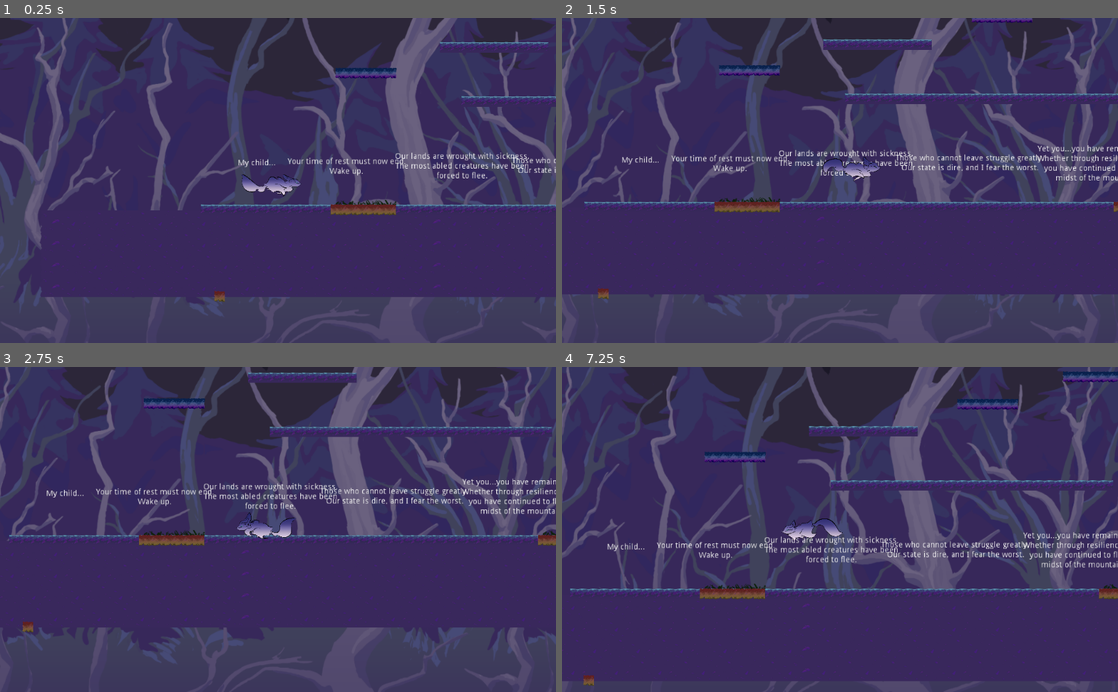
Above: before the commit, frames 1-4 (two rows, left to right).
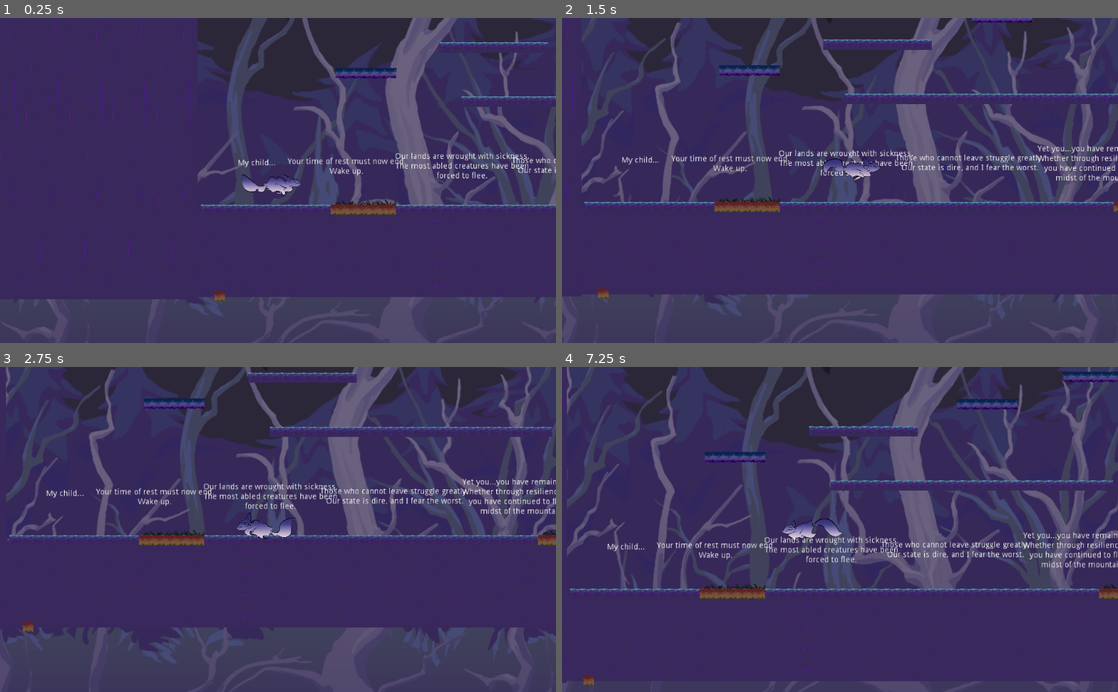
Above: after the commit, the same moments.

Repository: yeetables/Gami
Game: Godot game, scene res://Scenes/World2.tscn
The game is run twice, just before and just after one commit, with the same random seed, the same clock (stepped at 60 frames per second) and the same inputs. This scene is started directly instead of the project's main scene.
Inputs (mouse positions are in pixels of both pictures, inside the frame that each line leads up to):
- Up to frame 1 (0.25 s): no input
- Up to frame 2 (1.5 s): move the mouse to (962, 164) at 0.52 s; hold Space (space) 0.53-1.28 s; hold D from 0.53 s (still down); click (962, 164) at 0.67 s; move the mouse to (728, 196) at 1.27 s; tap 1 at 1.35 s
- Up to frame 3 (2.75 s): move the mouse to (333, 458) at 2.02 s; release D at 2.03 s; hold A from 2.03 s (still down); hold 2 from 2.03 s (still down)
- Up to frame 4 (7.25 s): move the mouse to (812, 594) at 2.77 s; release A at 2.78 s; release 2 at 2.78 s; hold D 2.78-4.28 s; tap 3 at 2.85, 5.85 s; click (812, 594) at 2.92 s; move the mouse to (1006, 578) at 3.52 s; hold Space (space) 3.53-4.28 s; move the mouse to (673, 480) at 4.27 s; hold A 4.28-5.03 s; tap 1 at 4.35 s; move the mouse to (867, 529) at 5.02 s; hold D 5.03-5.78 s; hold 2 5.03-5.78 s; click (867, 529) at 5.17 s; move the mouse to (756, 448) at 5.77 s; hold A from 5.78 s (still down); move the mouse to (962, 513) at 6.52 s; hold Space (space) from 6.53 s (still down)

The runs differ from the first frame. In frame 1, 7.2% of the frame differs, in the area x 0-36%, y 0-87%; in frame 2, 0.7%; in frame 3, 0.2%; in frame 4, 0.2%.

Commit message:
fixed forest1

Diff:
--- a/src/Scenes/World2.tscn
+++ b/src/Scenes/World2.tscn
@@ -7,7 +7,7 @@
 [ext_resource path="res://Assets/Sounds/Background/level1music.wav" type="AudioStream" id=5]
 [ext_resource path="res://Assets/Sounds/Effects/fox_scream1.wav" type="AudioStream" id=6]
 [ext_resource path="res://Assets/Sounds/Effects/rock2.wav" type="AudioStream" id=7]
-[ext_resource path="res://Scripts/SpawnPoint.gd" type="Script" id=8]
+[ext_resource path="res://Scenes/CheckPoint.tscn" type="PackedScene" id=8]
 [ext_resource path="res://Scenes/spike/spike_area.tscn" type="PackedScene" id=9]
 [ext_resource path="res://Scenes/crumbling/crumbling_6.tscn" type="PackedScene" id=10]
 [ext_resource path="res://Scenes/crumbling/crumbling_9.tscn" type="PackedScene" id=11]
@@ -22,16 +22,10 @@
 [ext_resource path="res://Assets/Sprites/Objects/Background/Parallax BG/parallax-bg-stuff-forest-edition-Recovered-4.png" type="Texture" id=20]
 
 [sub_resource type="RectangleShape2D" id=1]
+extents = Vector2( 560, 1636.9 )
 
 [sub_resource type="RectangleShape2D" id=2]
-
-[sub_resource type="RectangleShape2D" id=3]
-
-[sub_resource type="RectangleShape2D" id=4]
-
-[sub_resource type="RectangleShape2D" id=5]
-
-[sub_resource type="RectangleShape2D" id=6]
+extents = Vector2( 680, 1550 )
 
 [node name="World" type="Node2D"]
 
@@ -201,80 +195,32 @@
 [node name="CheckPoints" type="Node2D" parent="."]
 editor/display_folded = true
 
-[node name="SpawnPoint" type="Node2D" parent="CheckPoints"]
-position = Vector2( 151.255, 539.598 )
-rotation = 0.0190615
-
-[node name="SpawnPoint2" type="Area2D" parent="CheckPoints"]
-editor/display_folded = true
-position = Vector2( 2539.05, -231.902 )
-script = ExtResource( 8 )
-__meta__ = {
-"_edit_group_": true
-}
-
-[node name="CollisionShape2D" type="CollisionShape2D" parent="CheckPoints/SpawnPoint2"]
-position = Vector2( 0, -2 )
-shape = SubResource( 1 )
-
-[node name="SpawnPoint3" type="Area2D" parent="CheckPoints"]
-editor/display_folded = true
-position = Vector2( 2975.49, -856.2 )
-script = ExtResource( 8 )
-__meta__ = {
-"_edit_group_": true
-}
-
-[node name="CollisionShape2D" type="CollisionShape2D" parent="CheckPoints/SpawnPoint3"]
-shape = SubResource( 2 )
-
-[node name="SpawnPoint4" type="Area2D" parent="CheckPoints"]
-editor/display_folded = true
-position = Vector2( 2201.49, -2341.93 )
-script = ExtResource( 8 )
-__meta__ = {
-"_edit_group_": true
-}
-
-[node name="CollisionShape2D" type="CollisionShape2D" parent="CheckPoints/SpawnPoint4"]
-shape = SubResource( 3 )
-
-[node name="SpawnPoint5" type="Area2D" parent="CheckPoints"]
-editor/display_folded = true
-position = Vector2( 2459.84, -2655.78 )
-script = ExtResource( 8 )
-__meta__ = {
-"_edit_group_": true
-}
-
-[node name="CollisionShape2D" type="CollisionShape2D" parent="CheckPoints/SpawnPoint5"]
-shape = SubResource( 4 )
-
-[node name="SpawnPoint6" type="Area2D" parent="CheckPoints"]
-editor/display_folded = true
-position = Vector2( 3383.74, -3212.42 )
-script = ExtResource( 8 )
-__meta__ = {
-"_edit_group_": true
-}
-
-[node name="CollisionShape2D" type="CollisionShape2D" parent="CheckPoints/SpawnPoint6"]
-shape = SubResource( 5 )
-
-[node name="SpawnPoint7" type="Area2D" parent="CheckPoints"]
-position = Vector2( 1276.93, -1585.54 )
-scale = Vector2( 1.7482, 2.44352 )
-script = ExtResource( 8 )
-__meta__ = {
-"_edit_group_": true
-}
-
-[node name="CollisionShape2D" type="CollisionShape2D" parent="CheckPoints/SpawnPoint7"]
-shape = SubResource( 6 )
+[node name="SpawnPoint" parent="CheckPoints" instance=ExtResource( 8 )]
+position = Vector2( 180, 534.959 )
+
+[node name="SpawnPoint2" parent="CheckPoints" instance=ExtResource( 8 )]
+position = Vector2( 853.259, 220 )
+
+[node name="SpawnPoint3" parent="CheckPoints" instance=ExtResource( 8 )]
+position = Vector2( 2460, -260 )
+
+[node name="SpawnPoint4" parent="CheckPoints" instance=ExtResource( 8 )]
+position = Vector2( 670, -350 )
+
+[node name="SpawnPoint5" parent="CheckPoints" instance=ExtResource( 8 )]
+position = Vector2( 1270, -610 )
+
+[node name="SpawnPoint6" parent="CheckPoints" instance=ExtResource( 8 )]
+position = Vector2( 1020, -780 )
+
+[node name="SpawnPoint7" parent="CheckPoints" instance=ExtResource( 8 )]
+position = Vector2( 1089.45, -1240 )
 
 [node name="Obstacls" type="Node2D" parent="."]
+editor/display_folded = true
 
 [node name="Spikes" type="Node2D" parent="Obstacls"]
+editor/display_folded = true
 z_index = -1
 
 [node name="spike" parent="Obstacls/Spikes" instance=ExtResource( 9 )]
@@ -520,6 +466,20 @@
 texture = ExtResource( 16 )
 centered = false
 
+[node name="Sprite6" type="Sprite" parent="FLOOR"]
+position = Vector2( -683.747, 262 )
+scale = Vector2( 1, -14.3867 )
+z_index = -10
+texture = ExtResource( 16 )
+centered = false
+
+[node name="Sprite7" type="Sprite" parent="FLOOR"]
+position = Vector2( 3856.25, 245.688 )
+scale = Vector2( 1, -17.36 )
+z_index = -10
+texture = ExtResource( 16 )
+centered = false
+
 [node name="Sprite2" type="Sprite" parent="FLOOR"]
 position = Vector2( 1123, 0 )
 z_index = -10
@@ -539,13 +499,24 @@
 centered = false
 
 [node name="Sprite5" type="Sprite" parent="FLOOR"]
-position = Vector2( 4041.13, 6.99994 )
-z_index = -10
-texture = ExtResource( 16 )
-centered = false
+position = Vector2( 4041.13, 5.99994 )
+z_index = -10
+texture = ExtResource( 16 )
+centered = false
+
+[node name="StaticBody2D" type="StaticBody2D" parent="FLOOR"]
+position = Vector2( -83.747, -1347.41 )
+
+[node name="CollisionShape2D" type="CollisionShape2D" parent="FLOOR/StaticBody2D"]
+shape = SubResource( 1 )
+
+[node name="StaticBody2D2" type="StaticBody2D" parent="FLOOR"]
+position = Vector2( 4546.25, -1294.31 )
+
+[node name="CollisionShape2D" type="CollisionShape2D" parent="FLOOR/StaticBody2D2"]
+shape = SubResource( 2 )
 
 [node name="ParallaxBackground" type="ParallaxBackground" parent="."]
-editor/display_folded = true
 offset = Vector2( -10, -285 )
 scale = Vector2( 1.5, 1.5 )
 transform = Transform2D( 1.5, 0, 0, 1.5, -10, -285 )
@@ -593,12 +564,6 @@
 centered = false
 offset = Vector2( 0, -120 )
 
-[connection signal="body_entered" from="CheckPoints/SpawnPoint2" to="CheckPoints/SpawnPoint2" method="_on_SpawnPoint3_body_entered"]
-[connection signal="body_entered" from="CheckPoints/SpawnPoint3" to="CheckPoints/SpawnPoint3" method="_on_SpawnPoint3_body_entered"]
-[connection signal="body_entered" from="CheckPoints/SpawnPoint4" to="CheckPoints/SpawnPoint4" method="_on_SpawnPoint3_body_entered"]
-[connection signal="body_entered" from="CheckPoints/SpawnPoint5" to="CheckPoints/SpawnPoint5" method="_on_SpawnPoint3_body_entered"]
-[connection signal="body_entered" from="CheckPoints/SpawnPoint6" to="CheckPoints/SpawnPoint6" method="_on_SpawnPoint3_body_entered"]
-[connection signal="body_entered" from="CheckPoints/SpawnPoint7" to="CheckPoints/SpawnPoint7" method="_on_SpawnPoint3_body_entered"]
 [connection signal="body_entered" from="Obstacls/Rocks/rock2/Area2D" to="Obstacls/Rocks/rock2/Area2D" method="_on_Area2D_body_entered"]
 [connection signal="body_exited" from="Obstacls/Rocks/rock2/Area2D" to="Obstacls/Rocks/rock2/Area2D" method="_on_Area2D_body_exited"]
 [connection signal="body_entered" from="Obstacls/Rocks/rock3/Area2D" to="Obstacls/Rocks/rock3/Area2D" method="_on_Area2D_body_entered"]
--- a/src/Scenes/moutain.tscn
+++ b/src/Scenes/moutain.tscn
@@ -35,7 +35,7 @@
 scale = Vector2( 0.5, 0.5 )
 tile_set = ExtResource( 1 )
 format = 1
-tile_data = PoolIntArray( -2817994, 3, 0, -2817993, 11, 0, - …(4988 unchanged characters)… 1, 20, 0, 1179742, 20, 0, 1179743, 20, 0 )
+tile_data = PoolIntArray( -2817994, 3, 0, -2817993, 11, 0, - …(4988 unchanged characters)… 1, 20, 0, 1179742, 20, 0, 1179743, 20, 0, 1179744, 24, 0, 1179745, 24, 0, 1179746, 24, 0, 1179747, 24, 0, 1179748, 24, 0, 1179749, 24, 0, 1179750, 24, 0, 1179751, 24, 0, 1179752, 24, 0, 1179753, 24, 0, 1179754, 24, 0, 1179755, 24, 0, 1179756, 24, 0, 1179757, 24, 0, 1179758, 24, 0, 1179759, 24, 0, 1179760, 24, 0, 1179761, 24, 0 )
 
 [node name="half" type="TileMap" parent="Tilemaps"]
 position = Vector2( 16, 0 )
@@ -61,7 +61,7 @@
 
 [node name="Player" parent="." instance=ExtResource( 3 )]
 pause_mode = 2
-position = Vector2( 1725.66, -979.385 )
+position = Vector2( 2890.09, 517.247 )
 z_index = 1
 
 [node name="Camera" type="KinematicBody2D" parent="."]
Not shown: 1 places in src/Scenes/World2.tscn that only renumber resources
